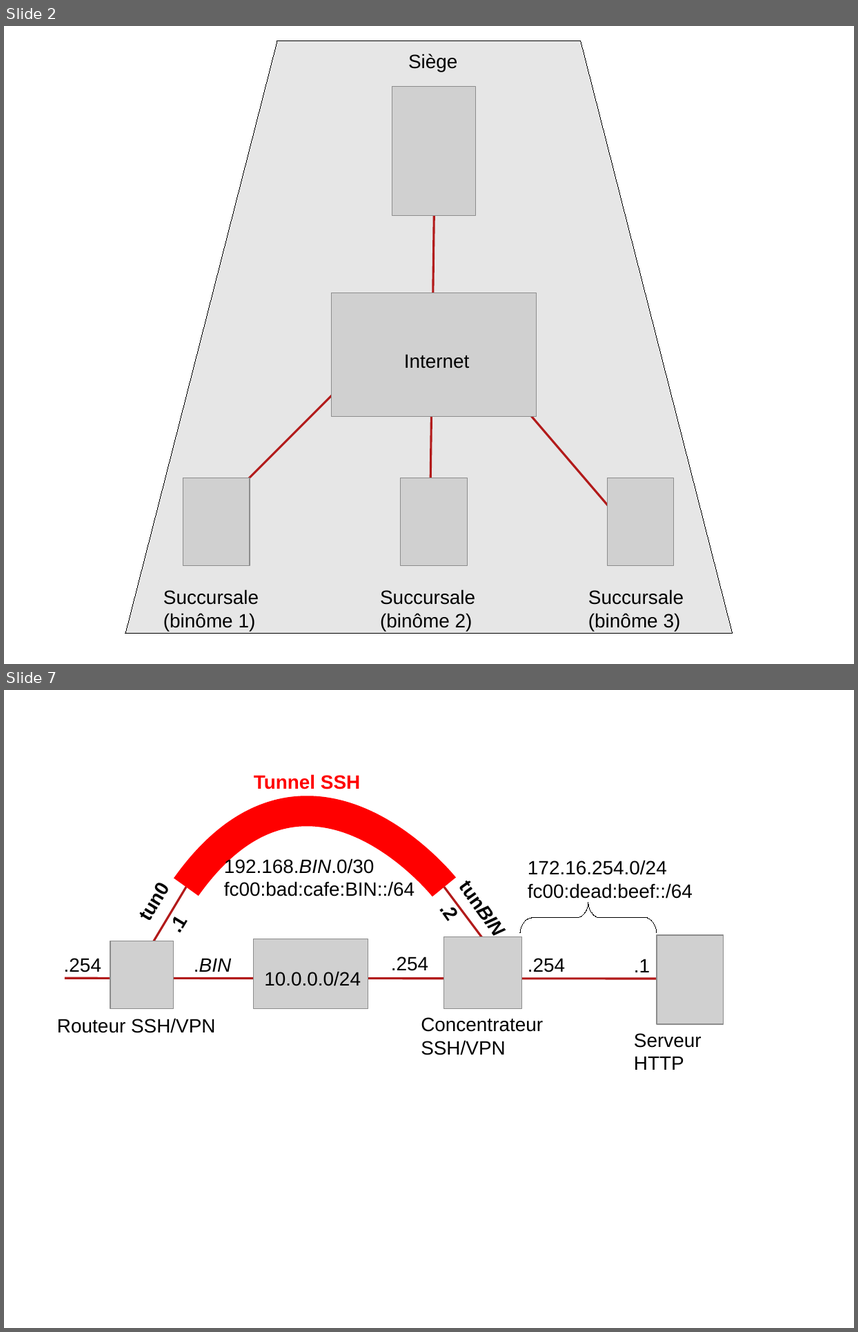
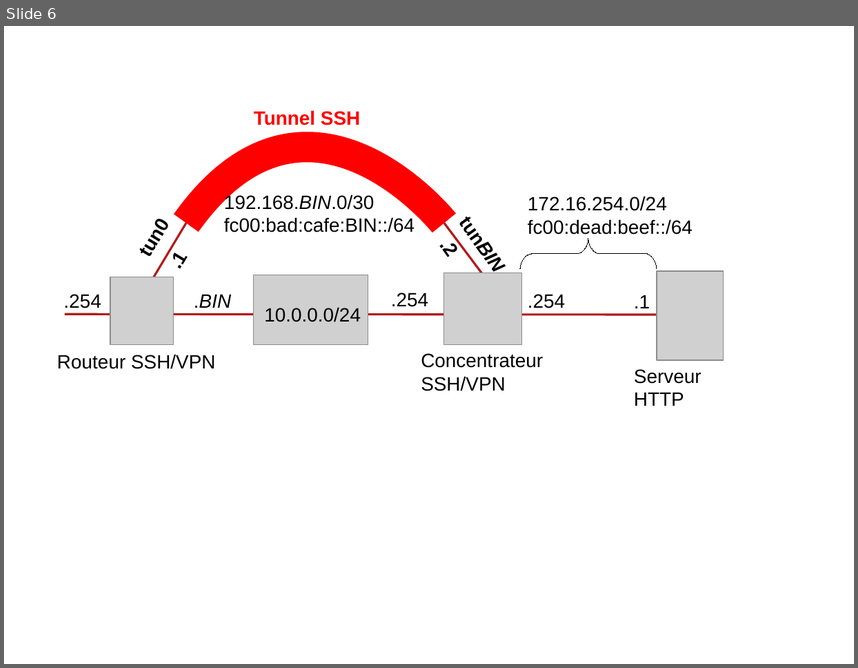
Before and after one commit to ocochard/TP-VPN, a slide deck: schemas.TP.odp. Shown one above the other, each under a label of ours: slides 2 and 7 before the commit, slide 6 after it; the slides between them are not shown. The pictures are 858x1332 and 858x668 pixels, drawn with LibreOffice and Linux fonts; fonts in the diff are those of the drawing; grey boxes stand for pictures. Boxes give left, top, right and bottom in pixels: in the first picture for what was removed or moved away, otherwise in the second. Text is boxed around its words. In the diff, an @@ line names an element or a change of style, - is before the commit and + after.

```diff
--- a/schemas.TP.odp
+++ b/schemas.TP.odp
@@ slide 2 removed at (4, 26, 854, 664), background #FFFFFF @@
@@ freeform shape removed at (125, 41, 732, 634) @@
@@ text removed at (408, 54, 457, 72) @@
-Siège
@@ picture removed at (392, 86, 476, 215) @@
@@ line removed from (430, 540) to (435, 190) @@
@@ picture removed at (332, 292, 537, 416) @@
@@ line removed from (228, 499) to (372, 354) @@
@@ text removed at (404, 354, 470, 368) @@
-Internet
@@ line removed from (620, 519) to (496, 374) @@
@@ picture removed at (183, 478, 250, 565) @@
@@ picture removed at (401, 478, 467, 565) @@
@@ picture removed at (607, 478, 673, 565) @@
@@ text removed at (163, 589, 259, 630) @@
-Succursale
-(binôme 1)
@@ text removed at (380, 589, 475, 630) @@
-Succursale
-(binôme 2)
@@ text removed at (588, 589, 684, 630) @@
-Succursale
-(binôme 3)
@@ what was slide 7 is now slide 6 @@
```
Also in this commit, not shown: 8 slides changed, 30 other files.
